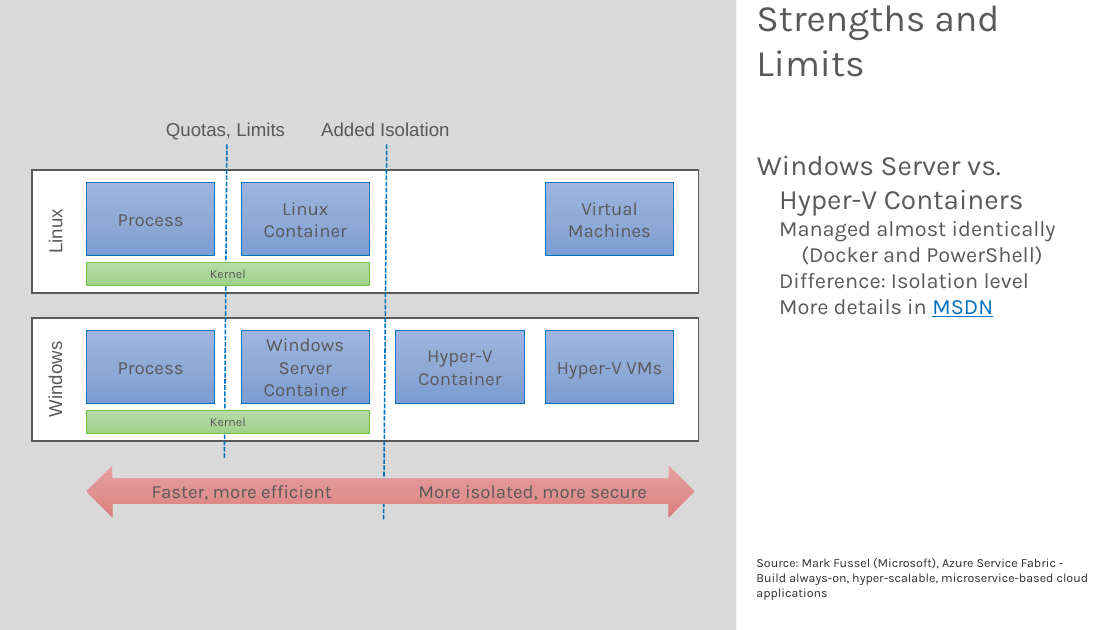
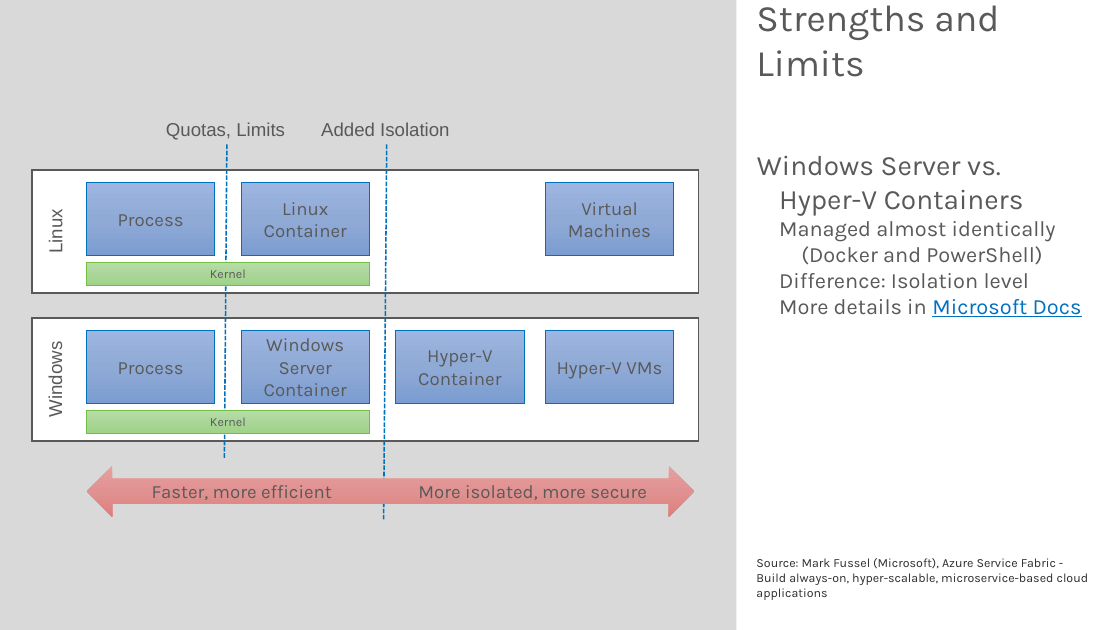
Before and after one commit to rstropek/DockerVS2015Intro, a slide deck: slide 6 of slides/Docker-Workshop.pptx. Drawn at 1120x630 pixels with LibreOffice and Linux fonts; fonts in the diff are those of the drawing. Boxes give left, top, right and bottom in pixels: in the first picture for what was removed or moved away, otherwise in the second. Text is boxed around its words. In the diff, an @@ line names an element or a change of style, - is before the commit and + after.

```diff
--- a/slides/Docker-Workshop.pptx
+++ b/slides/Docker-Workshop.pptx
@@ text at (779,299,1082,317): text changed @@
-  More details in MSDN
+  More details in Microsoft Docs
```
Also in this commit, not shown: 15 other slides changed, 4 slides added, 6 slides removed, 4 other files.
